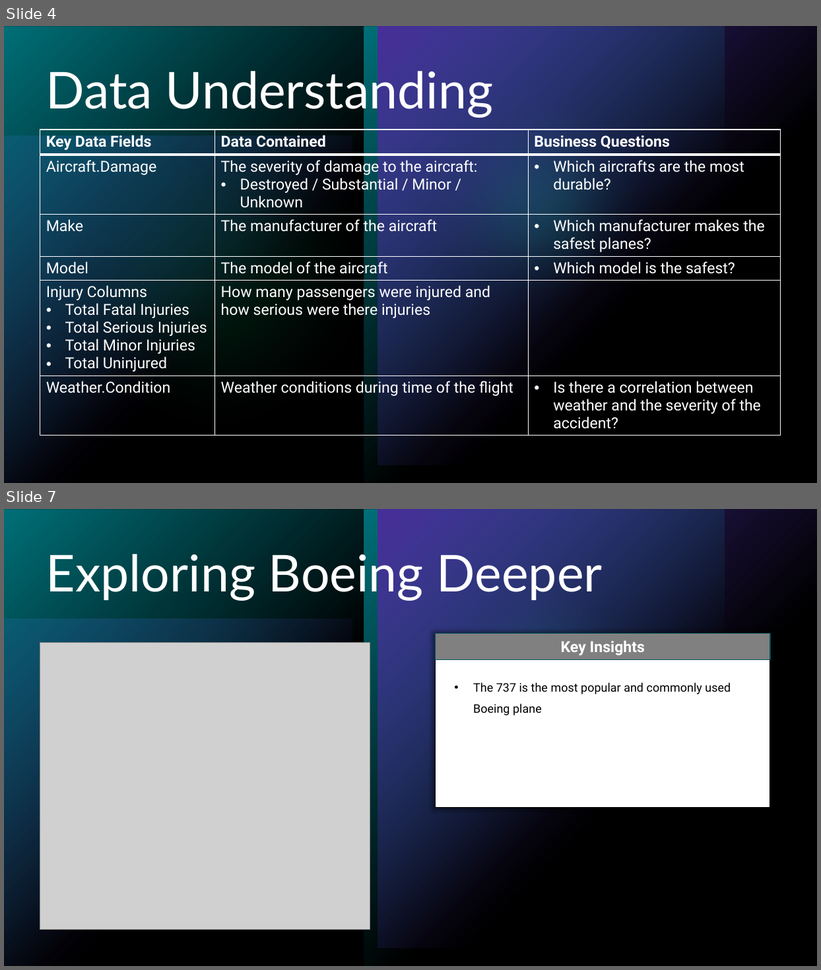
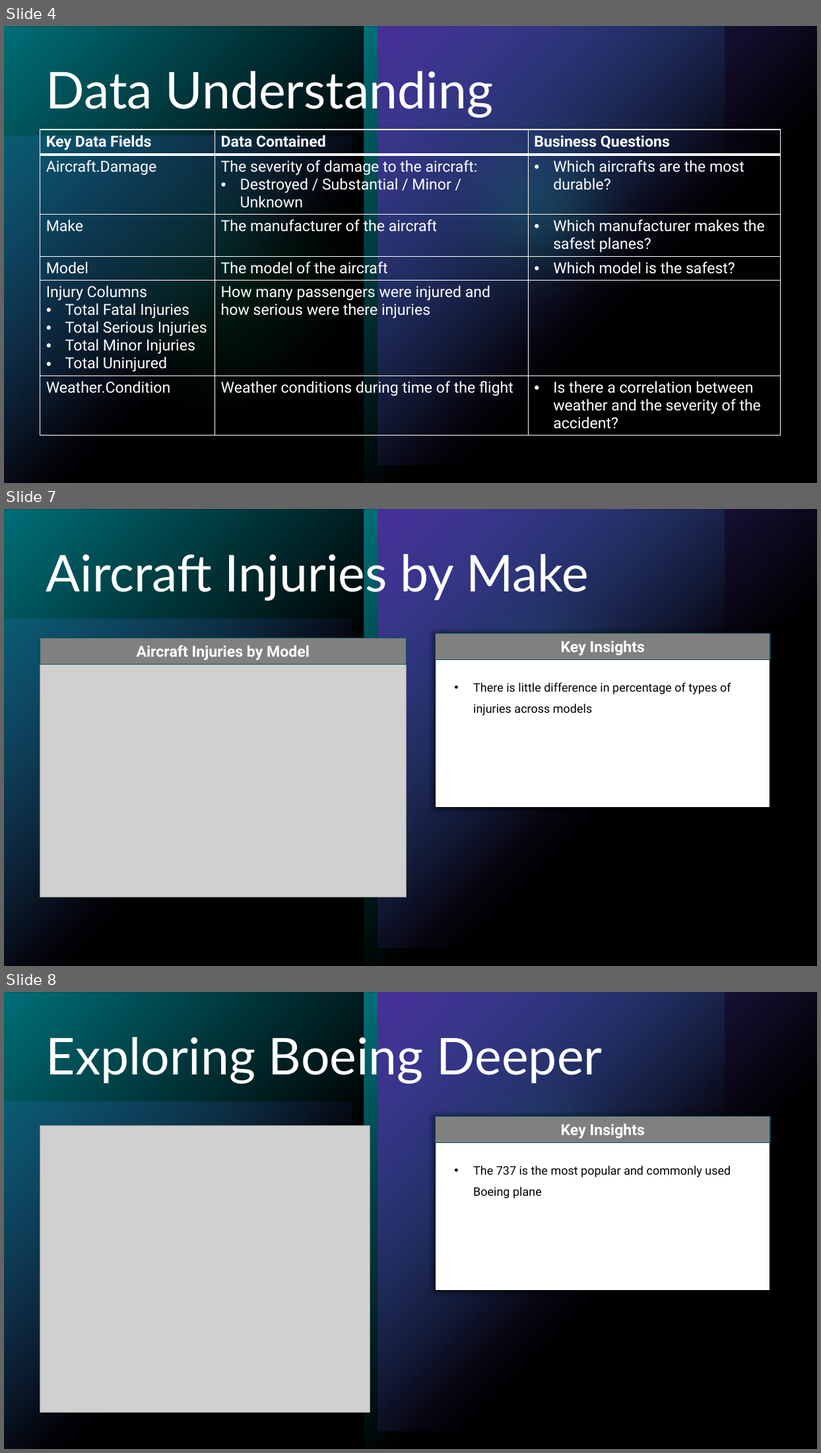
Before and after one commit to alecs1523/Aviation_Data_Analysis, a slide deck: phase_1_aviation_analysis.pptx. Shown one above the other, each under a label of ours: slides 4 and 7 before the commit, slides 4, 7 and 8 after it; the slides between them are not shown. The pictures are 821x970 and 821x1453 pixels, drawn with LibreOffice and Linux fonts; fonts in the diff are those of the drawing; grey boxes stand for pictures. Boxes give left, top, right and bottom in pixels: in the first picture for what was removed or moved away, otherwise in the second. Text is boxed around its words. In the diff, an @@ line names an element or a change of style, - is before the commit and + after.

```diff
--- a/phase_1_aviation_analysis.pptx
+++ b/phase_1_aviation_analysis.pptx
@@ slide 7 added at (x1=4, y1=509, x2=817, y2=966), background #000000; not listed: 7 template elements that a slide beside it also shows @@
@@ title added at (x1=46, y1=548, x2=589, y2=601), 60 pt, text #FFFFFF @@
+Aircraft Injuries by Make
@@ rectangle added at (x1=40, y1=638, x2=406, y2=665), fill #808080, outline #005258 1 pt, 18 pt, text #FFFFFF, bold @@
+Aircraft Injuries by Model
@@ rectangle added at (x1=435, y1=634, x2=770, y2=808), fill #FFFFFF, outline #000000 1 pt @@
@@ rectangle added at (x1=435, y1=634, x2=770, y2=659), fill #808080, outline #005258 1 pt, 18 pt, text #FFFFFF, bold @@
+Key Insights
@@ picture added at (x1=40, y1=665, x2=406, y2=898) @@
@@ text added at (x1=473, y1=683, x2=731, y2=716), 14 pt, text #000000 @@
+• There is little difference in percentage of types of injuries across models
@@ what was slide 7 is now slide 8 @@
```
Also in this commit, not shown: 2 slides changed, 1 other slide added, 2 slides removed.
